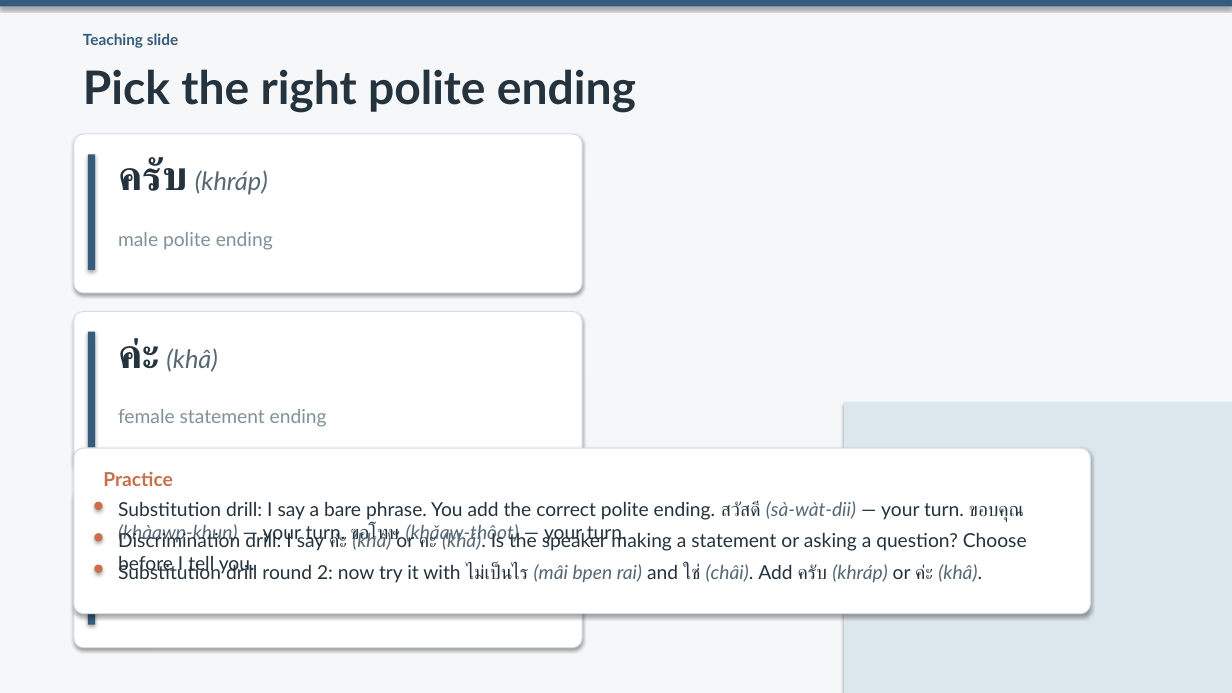
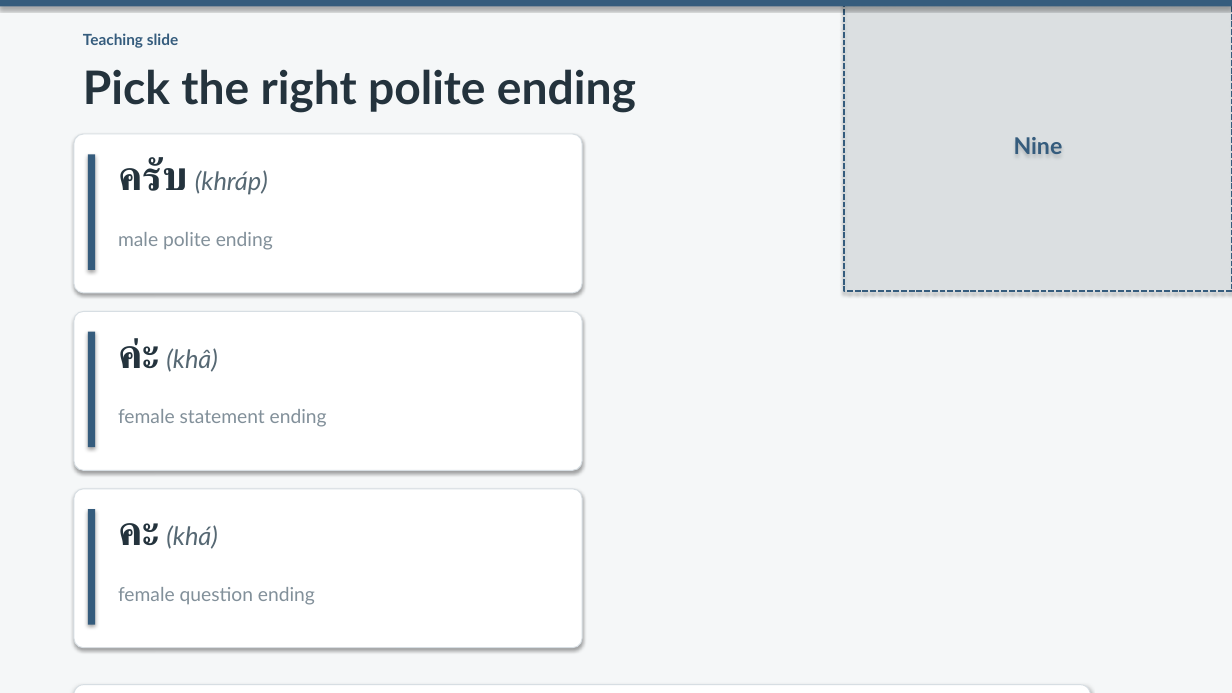
Before and after one commit to OTFTCS/thai-nine, a slide deck: slide 5 of course/modules/M01/L001/M01-L001-deck.pptx. Drawn at 1232x693 pixels with LibreOffice and Linux fonts; fonts in the diff are those of the drawing. Boxes give left, top, right and bottom in pixels: in the first picture for what was removed or moved away, otherwise in the second. Text is boxed around its words. In the diff, an @@ line names an element or a change of style, - is before the commit and + after.

```diff
--- a/course/modules/M01/L001/M01-L001-deck.pptx
+++ b/course/modules/M01/L001/M01-L001-deck.pptx
@@ rectangle added at box(844, 0, 1232, 291), fill #DBE7EC at 30% opacity, outline #355C7D 1.5 pt dashed, 18 pt, text #355C7D, bold @@
+Nine
@@ rectangle removed at box(844, 402, 1232, 693) @@
@@ text removed at box(103, 472, 173, 486) @@
-Practice
@@ ellipse removed at box(94, 502, 103, 510) @@
@@ text removed at box(118, 501, 1024, 545) @@
-Substitution drill: I say a bare phrase. You add the correct polite ending. สวัสดี (sà-wàt-dii) — your turn. ขอบคุณ (khàawp-khun) — your turn. ขอโทษ (khǎaw-thôot) — your turn.
@@ ellipse removed at box(94, 533, 103, 542) @@
@@ text removed at box(118, 531, 1027, 575) @@
-Discrimination drill: I say ค่ะ (khâ) or คะ (khá). Is the speaker making a statement or asking a question? Choose before I tell you.
@@ text added at box(118, 523, 218, 549), 19.8 pt, text #566873, italic @@
+คะ (khá)
@@ ellipse removed at box(94, 565, 103, 573) @@
@@ text removed at box(118, 562, 982, 583) @@
-Substitution drill round 2: now try it with ไม่เป็นไร (mâi bpen rai) and ใช่ (châi). Add ครับ (khráp) or ค่ะ (khâ).
@@ text added at box(118, 587, 315, 605), 15 pt, text #82909A @@
+female question ending
@@ rounded rectangle: place and size @@
-rounded rectangle at box(74, 448, 1091, 614)
+rounded rectangle at box(74, 685, 1091, 693)
```
Also in this commit, not shown: 9 other slides changed, 4 other files.
